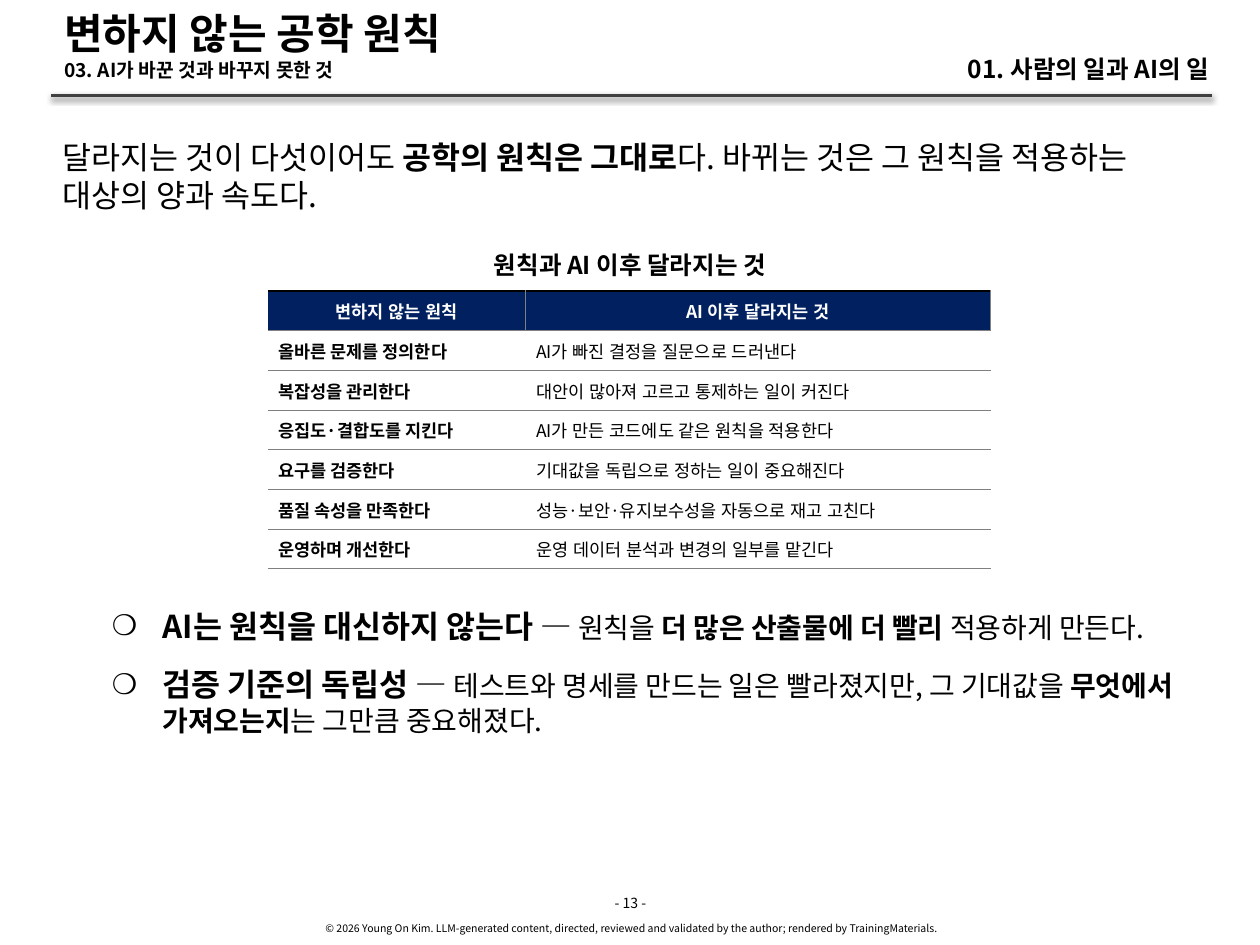
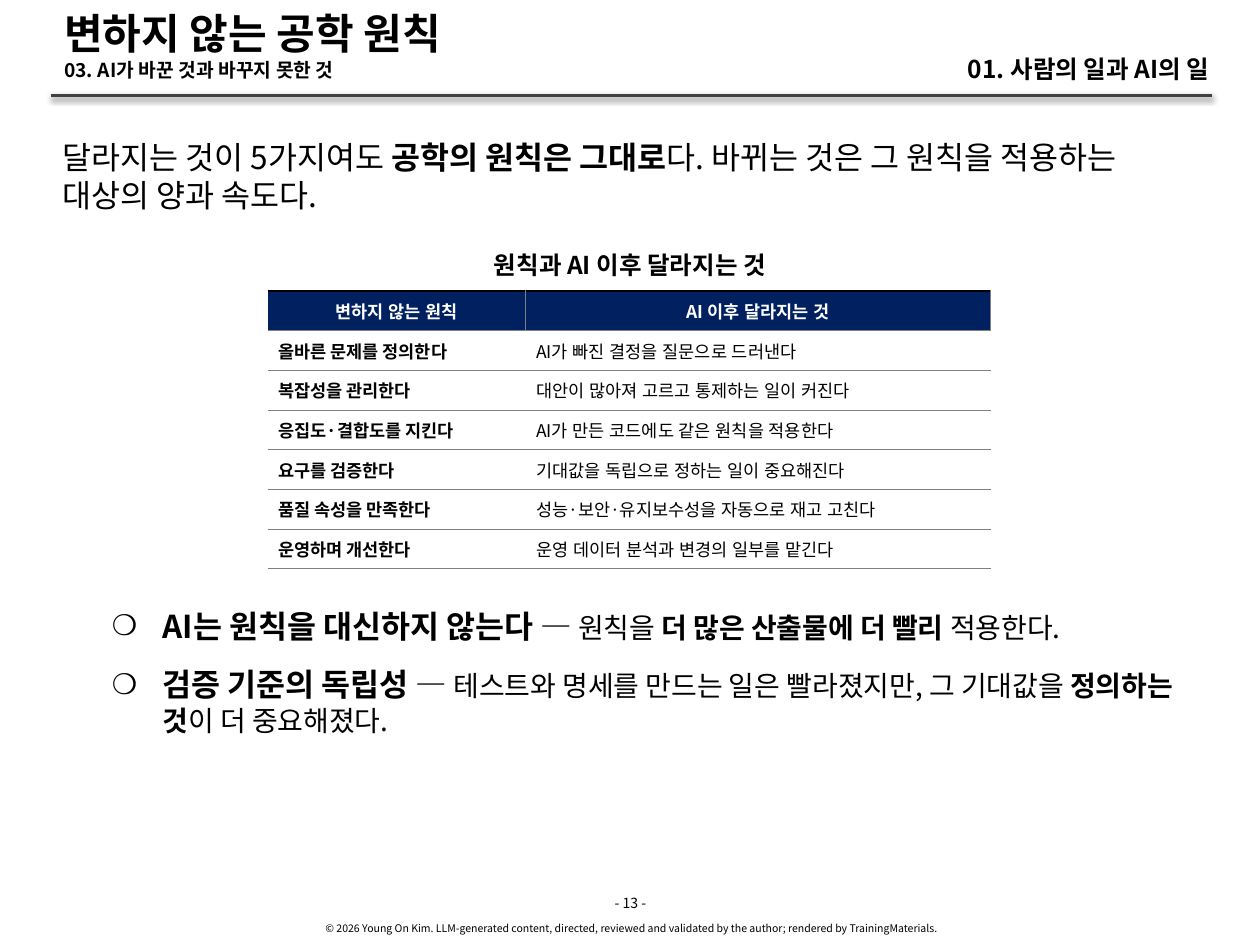
Before and after one commit to YoungSan77/TrainingMaterials, a slide deck: slide 13 of courses/ai-native/sessions/s01.pptx. Drawn at 1260x945 pixels with LibreOffice and Linux fonts; fonts in the diff are those of the drawing. Boxes give left, top, right and bottom in pixels: in the first picture for what was removed or moved away, otherwise in the second. Text is boxed around its words. In the diff, an @@ line names an element or a change of style, - is before the commit and + after.

```diff
--- a/courses/ai-native/sessions/s01.pptx
+++ b/courses/ai-native/sessions/s01.pptx
@@ text at bbox=[63, 142, 1116, 210]: text changed @@
-달라지는 것이 다섯이어도 공학의 원칙은 그대로다. 바뀌는 것은 그 원칙을 적용하는 대상의 양과 속도다.
+달라지는 것이 5가지여도 공학의 원칙은 그대로다. 바뀌는 것은 그 원칙을 적용하는 대상의 양과 속도다.
@@ text at bbox=[163, 611, 1173, 734]: text changed @@
-    ❍ AI는 원칙을 대신하지 않는다 — 원칙을 더 많은 산출물에 더 빨리 적용하게 만든다.
-    ❍ 검증 기준의 독립성 — 테스트와 명세를 만드는 일은 빨라졌지만, 그 기대값을 무엇에서 가져오는지는 그만큼 중요해졌다.
+    ❍ AI는 원칙을 대신하지 않는다 — 원칙을 더 많은 산출물에 더 빨리 적용한다.
+    ❍ 검증 기준의 독립성 — 테스트와 명세를 만드는 일은 빨라졌지만, 그 기대값을 정의하는 것이 더 중요해졌다.
```
Also in this commit, not shown: 19 other slides changed, 31 other files.
